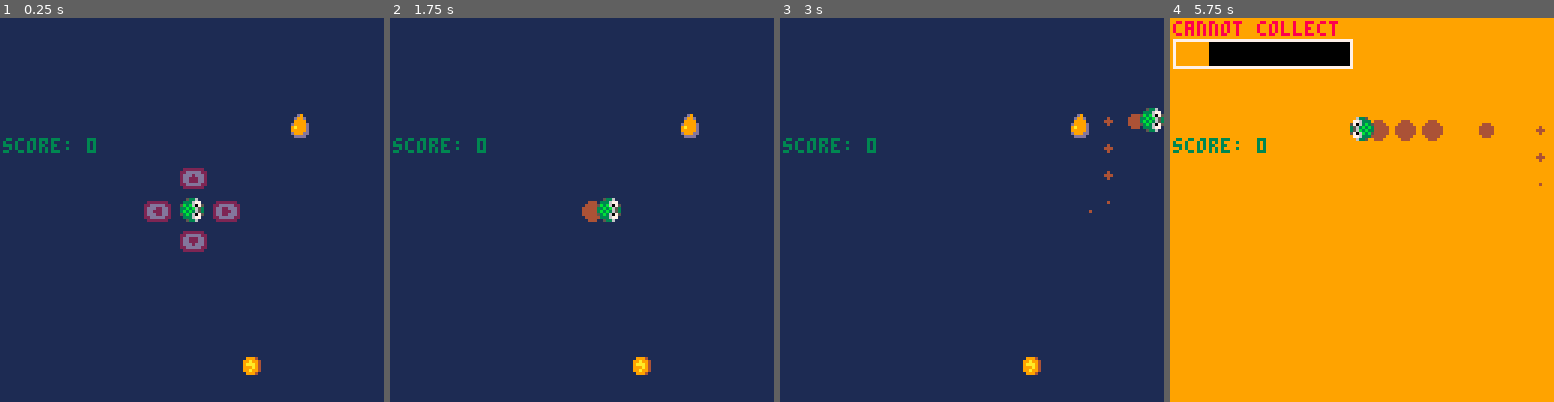
Above: before the commit, frames 1-4 (left to right).
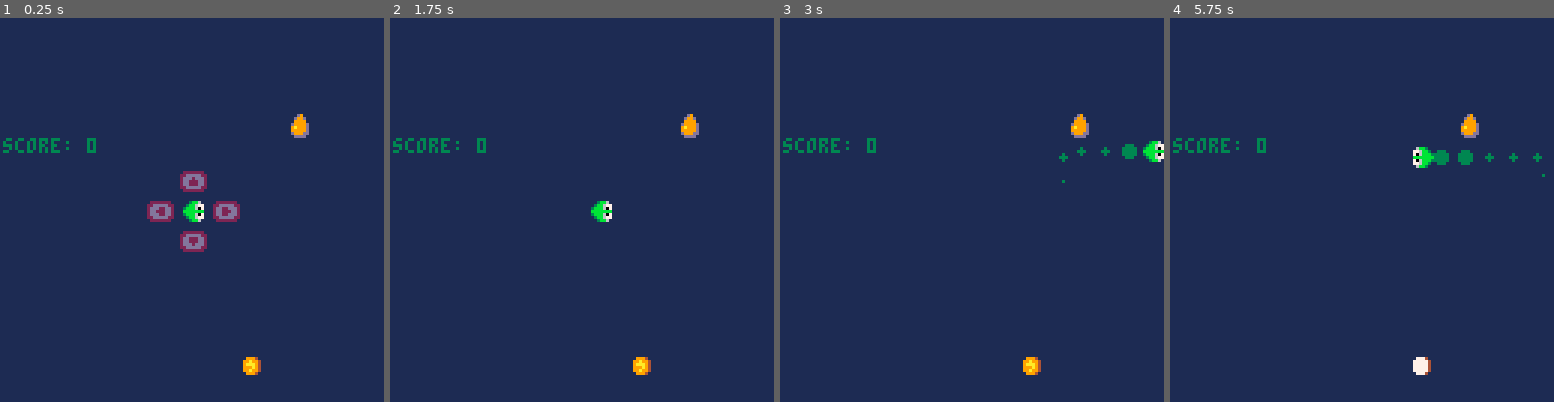
Above: after the commit, the same moments.

Repository: beetrootpaul/avoid-your-past
Game: PICO-8 cartridge avoid-your-past.p8
The game is run twice, just before and just after one commit, with the same random seed, the same clock (stepped at 60 frames per second) and the same inputs.
Inputs:
- Up to frame 1 (0.25 s): no input
- Up to frame 2 (1.75 s): tap X (X key) at 0.33, 1.07 s; tap O (Z key) at 0.7, 1.7 s; hold Right from 1.6 s (still down)
- Up to frame 3 (3 s): tap X (X key) at 1.85, 2.97 s; release Right at 2.1 s; tap O (Z key) at 2.1, 2.5, 2.9 s; hold Up 2.15-2.42 s; hold Right from 2.47 s (still down)
- Up to frame 4 (5.75 s): release Right at 3.03 s; hold Left 3.08-3.58 s; tap O (Z key) every 0.4 s from 3.3 to 5.7 s; hold Down 3.63-3.97 s; hold Right 4.02-4.68 s; tap X (X key) at 4.08, 5.2 s; hold Up 4.73-5.03 s; hold Left 5.08-5.68 s; hold Down from 5.73 s (still down)

The runs differ from the first frame. In frame 1, 0.7% of the frame differs, in the area x 37-54%, y 39-54%; in frame 2, 0.5%; in frame 3, 1.0%; in frame 4, 99%, in the area x 0-100%, y 0-100%.

Commit message:
adjustments to player and memory sprites, as well to particle trails

Diff:
--- a/avoid-your-past.p8
+++ b/avoid-your-past.p8
@@ -66,28 +66,28 @@
 199a9941199a9941199a9941199a9941199a9941199a9941199a9941199a9941199a9941199a9941199a9941199a9941179a994117777741199a9741199a9941
 11999411119994111199941111999411119994111199941111999411119994111199941111999411119994111199941111799411117774111199941111999411
 11111111111111111111111111111111111111111111111111111111111111111111111111111111111111111111111111111111111111111111111111111111
-111d9111000000001153351111533611115335111163351100000000115335111153361111533511116335110000000000000000000000000000000000000000
-11d99d11000000001775577113336771133b3b3117763331000000001775577113336771133b3b31177633310000000000000000000000000000000000000000
-1199991100000000670660765b3b607553b3b33557063b3500000000670660765b3b607553b3b33557063b350000000000000000000000000000000000000000
-1d9999d100000000366b366333b3b653333b3b333563b3b300000000366b366333b3b653333b3b333563b3b30000000000000000000000000000000000000000
-19a999d10000000033b3b3333b3b36533663b663356b3b330000000033b3b3333b3b36533663b663356b3b330000000000000000000000000000000000000000
-199999d100000000533b3b3553b36075670660765706b3b500000000533b3b3553b36075670660765706b3b50000000000000000000000000000000000000000
-1d999dd10000000013b3b3511333677117755771177633310000000013b3b3511333677117755771177633310000000000000000000000000000000000000000
-11dddd11000000001153351111533611115335111163351100000000115335111153361111533511116335110000000000000000000000000000000000000000
-111de1110000000011deed1111dee21111deed11112eed110000000011deed1111dee21111deed11112eed110000000000000000000000000000000000000000
-11deed1100000000180dd0811eee28811eefefe11882eee100000000180dd0811eee28811eefefe11882eee10000000000000000000000000000000000000000
-11efee110000000028822882dfef280ddefefeedd082efed0000000028822882dfef280ddefefeedd082efed0000000000000000000000000000000000000000
-1deeeed100000000e22fe22eeefef2deeeefefeeed2efefe00000000e22fe22eeefef2deeeefefeeed2efefe0000000000000000000000000000000000000000
-1efeeed100000000eefefeeeefefe2dee22ef22eed2fefee00000000eefefeeeefefe2dee22ef22eed2fefee0000000000000000000000000000000000000000
-1efeeed100000000deefefeddefe280d28822882d082fefd00000000deefefeddefe280d28822882d082fefd0000000000000000000000000000000000000000
-1deeedd1000000001efefed11eee2881180dd0811882eee1000000001efefed11eee2881180dd0811882eee10000000000000000000000000000000000000000
-11dddd110000000011deed1111dee21111deed11112eed110000000011deed1111dee21111deed11112eed110000000000000000000000000000000000000000
+111d9111000000001153351111533611115335111163351100000000177b7711113bb611113b311116bb31110000000000000000000000000000000000000000
+11d99d11000000001775577113336771133b3b311776333100000000670b076113bb677113bbb311776bb3110000000000000000000000000000000000000000
+1199991100000000670660765b3b607553b3b33557063b3500000000b66b66b13bbb60713bbbbb31706bbb310000000000000000000000000000000000000000
+1d9999d100000000366b366333b3b653333b3b333563b3b300000000bbbbbbb1bbbbbbb1bbbbbbb1bbbbbbb10000000000000000000000000000000000000000
+19a999d10000000033b3b3333b3b36533663b663356b3b33000000003bbbbb313bbb6071b66b66b1706bbb310000000000000000000000000000000000000000
+199999d100000000533b3b3553b36075670660765706b3b50000000013bbb31113bb6771670b0761776bb3110000000000000000000000000000000000000000
+1d999dd10000000013b3b35113336771177557711776333100000000113b3111113bb611177b771116bb31110000000000000000000000000000000000000000
+11dddd11000000001153351111533611115335111163351100000000111111111111111111111111111111110000000000000000000000000000000000000000
+111de1110000000011deed1111dee21111deed11112eed1100000000188e8811112ee411112e211114ee21110000000000000000000000000000000000000000
+11deed1100000000180dd0811eee28811eefefe11882eee100000000480e084112ee488112eee211884ee2110000000000000000000000000000000000000000
+11efee110000000028822882dfef280ddefefeedd082efed00000000e44e44e12eee40812eeeee21804eee210000000000000000000000000000000000000000
+1deeeed100000000e22fe22eeefef2deeeefefeeed2efefe00000000eeeeeee1eeeeeee1eeeeeee1eeeeeee10000000000000000000000000000000000000000
+1efeeed100000000eefefeeeefefe2dee22ef22eed2fefee000000002eeeee212eee4081e44e44e1804eee210000000000000000000000000000000000000000
+1efeeed100000000deefefeddefe280d28822882d082fefd0000000012eee21112ee4881480e0841884ee2110000000000000000000000000000000000000000
+1deeedd1000000001efefed11eee2881180dd0811882eee100000000112e2111112ee411188e881114ee21110000000000000000000000000000000000000000
+11dddd110000000011deed1111dee21111deed11112eed1100000000111111111111111111111111111111110000000000000000000000000000000000000000
 __map__
-0001010101010101010101050000000000000000000000000000000000000000000000000000000000000000000000000000000000000000000000000000000000000000000000000000000000000000000000000000000000000000000000000000000000000000000000000000000000000000000000000000000000000000
-0001101c1d1e1f01320101000000000000000000000000000000000000000000000000000000000000000000000000000000000000000000000000000000000000000000000000000000000000000000000000000000000000000000000000000000000000000000000000000000000000000000000000000000000000000000
-0001010101010135013301000000000000000000000000000000000000000000000000000000000000000000000000000000000000000000000000000000000000000000000000000000000000000000000000000000000000000000000000000000000000000000000000000000000000000000000000000000000000000000
-0001012001010101340101000000000000000000000000000000000000000000000000000000000000000000000000000000000000000000000000000000000000000000000000000000000000000000000000000000000000000000000000000000000000000000000000000000000000000000000000000000000000000000
-0001010101012201010101000000000000000000000000000000000000000000000000000000000000000000000000000000000000000000000000000000000000000000000000000000000000000000000000000000000000000000000000000000000000000000000000000000000000000000000000000000000000000000
-0001013001250123010101000000000000000000000000000000000000000000000000000000000000000000000000000000000000000000000000000000000000000000000000000000000000000000000000000000000000000000000000000000000000000000000000000000000000000000000000000000000000000000
-0001010101012401010101000000000000000000000000000000000000000000000000000000000000000000000000000000000000000000000000000000000000000000000000000000000000000000000000000000000000000000000000000000000000000000000000000000000000000000000000000000000000000000
-0001010101010101010101000000000000000000000000000000000000000000000000000000000000000000000000000000000000000000000000000000000000000000000000000000000000000000000000000000000000000000000000000000000000000000000000000000000000000000000000000000000000000000
+0001010101010101010101010101010000000000000000000000000000000000000000000000000000000000000000000000000000000000000000000000000000000000000000000000000000000000000000000000000000000000000000000000000000000000000000000000000000000000000000000000000000000000
+0001101c1d1e1f01320101013701010000000000000000000000000000000000000000000000000000000000000000000000000000000000000000000000000000000000000000000000000000000000000000000000000000000000000000000000000000000000000000000000000000000000000000000000000000000000
+00010101010101350133013a0138010000000000000000000000000000000000000000000000000000000000000000000000000000000000000000000000000000000000000000000000000000000000000000000000000000000000000000000000000000000000000000000000000000000000000000000000000000000000
+0001012001010101340101013901010000000000000000000000000000000000000000000000000000000000000000000000000000000000000000000000000000000000000000000000000000000000000000000000000000000000000000000000000000000000000000000000000000000000000000000000000000000000
+0001010101012201010127010101010000000000000000000000000000000000000000000000000000000000000000000000000000000000000000000000000000000000000000000000000000000000000000000000000000000000000000000000000000000000000000000000000000000000000000000000000000000000
+0001013001250123012a01280101010000000000000000000000000000000000000000000000000000000000000000000000000000000000000000000000000000000000000000000000000000000000000000000000000000000000000000000000000000000000000000000000000000000000000000000000000000000000
+0001010101012401010129010101010000000000000000000000000000000000000000000000000000000000000000000000000000000000000000000000000000000000000000000000000000000000000000000000000000000000000000000000000000000000000000000000000000000000000000000000000000000000
+0001010101010101010101010101010000000000000000000000000000000000000000000000000000000000000000000000000000000000000000000000000000000000000000000000000000000000000000000000000000000000000000000000000000000000000000000000000000000000000000000000000000000000
--- a/src/main.lua
+++ b/src/main.lua
@@ -21,6 +21,9 @@
 local invulnerable = false
 local can_collect_coins = true
 local special_phase
+
+local particle_counter_max = 4
+local particle_counter = particle_counter_max
 
 function add_memory()
     score = score + 10
@@ -122,11 +125,11 @@
     })
     level.animate()
 
-    if u.boolean_changing_every_nth_second(1 / 20) then
+    if particle_counter == 0 then
         add(trail_particles, new_trail_particle({
             x = player.x,
             y = player.y,
-            color = u.colors.brown,
+            color = u.colors.dark_green,
             is_of_memory = false,
         }))
     end
@@ -134,7 +137,7 @@
     player.move()
 
     memory_chain.for_each_memory_in_order(player, function(memory)
-        if memory.is_active and u.boolean_changing_every_nth_second(1 / 20) then
+        if particle_counter == 0 then
             add(trail_particles, new_trail_particle({
                 x = memory.x,
                 y = memory.y,
@@ -152,6 +155,8 @@
             end
         end
     end)
+
+    particle_counter = (particle_counter + 1) % particle_counter_max
 
     for i = 1, #trail_particles do
         if trail_particles[i] then
@@ -238,3 +243,4 @@
 -- TODO: add itch URL to GitHub repo details
 -- TODO: generate cart label image
 -- TODO: clean up, refactor, access through methods only
+-- TODO: polish arrows on start
--- a/src/memory.lua
+++ b/src/memory.lua
@@ -12,13 +12,13 @@
     }
 
     local sprite_for_direction = {
-        u = 50,
-        r = 51,
-        d = 52,
-        l = 53,
+        u = 55,
+        r = 56,
+        d = 57,
+        l = 58,
     }
 
-    local delay = 30
+    local delay = 40
     local origin_state_buffer = {}
     local origin_state_buffer_index = 0
 
@@ -62,6 +62,9 @@
             m.y - m.r
         )
         palt()
+        if __debug__ then
+            circfill(m.x, m.y, m.r, u.colors.salmon)
+        end
     end
 
     return m;
--- a/src/player.lua
+++ b/src/player.lua
@@ -4,18 +4,18 @@
     local p = {
         x = u.screen_edge_length / 2,
         y = u.screen_edge_length / 2,
-        r = 3.5,
+        r = 3,
     }
 
-    local default_speed = 3
+    local default_speed = 2
     local dx = default_speed
     local dy = 0
     p.direction = "r"
     local sprite_for_direction = {
-        u = 34,
-        r = 35,
-        d = 36,
-        l = 37,
+        u = 39,
+        r = 40,
+        d = 41,
+        l = 42,
     }
 
     p.direct_left = function()
@@ -59,6 +59,9 @@
             p.y - p.r
         )
         palt()
+        if __debug__ then
+            circfill(p.x, p.y, p.r, u.colors.red)
+        end
     end
 
     return p;
--- a/src/trail_particle.lua
+++ b/src/trail_particle.lua
@@ -5,8 +5,8 @@
     local y = params.y
     local color = params.color
 
-    local max_ttl = 30
-    local max_r = 4
+    local max_ttl = 28
+    local max_r = 2
 
     local to = {
         ttl = max_ttl,
@@ -20,7 +20,7 @@
     end
 
     to.draw = function()
-        local r = (to.ttl / max_ttl) * max_r
+        local r = flr((to.ttl / max_ttl) * (max_r + 0.9))
         circfill(x, y, r, color)
     end
 
